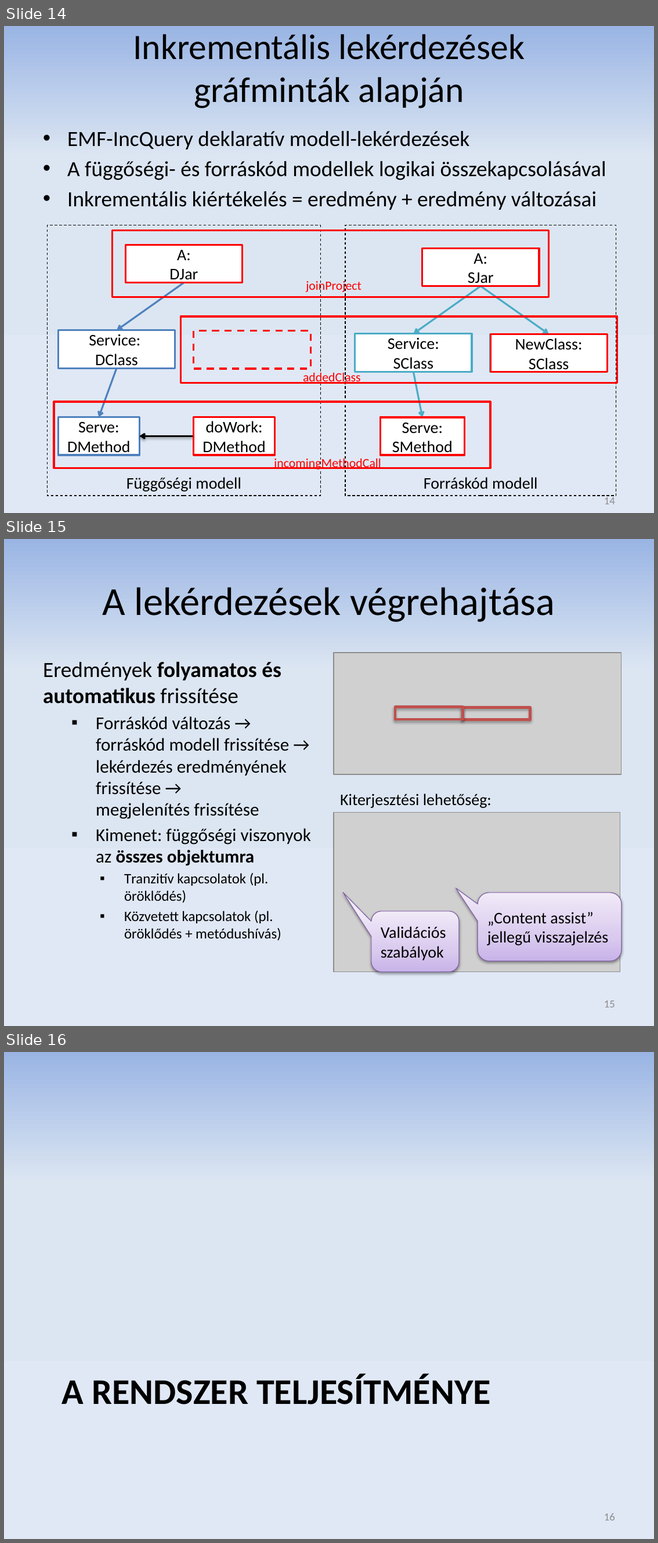
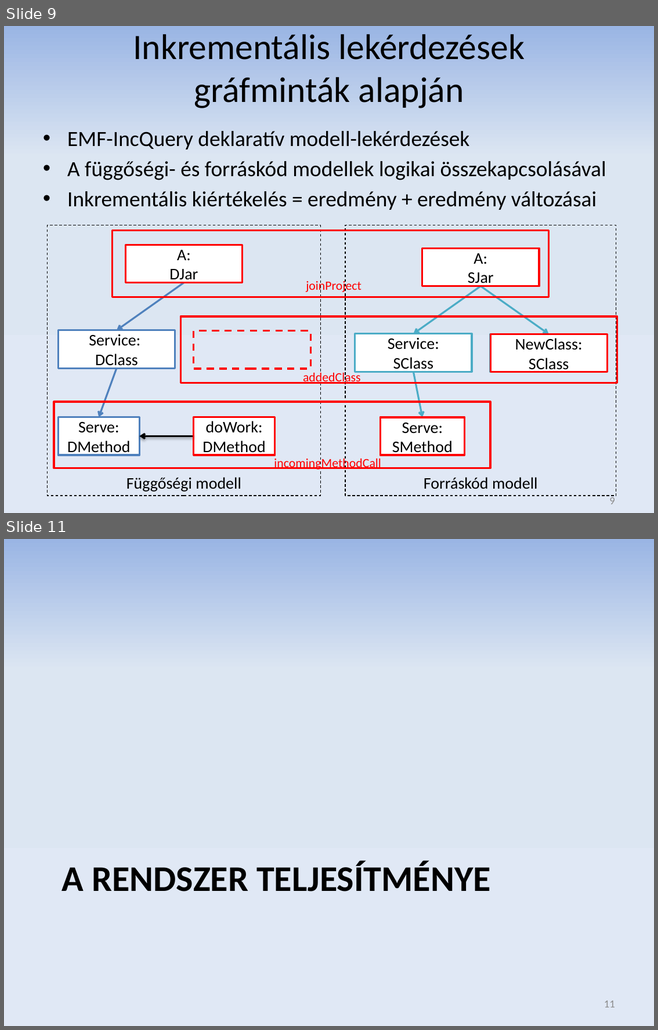
Before and after one commit to donat/incquery-deps, a slide deck: incquery-deps-documentation/presentation/tdk_pres_hu_v3.pptx. Shown one above the other, each under a label of ours: slides 14, 15 and 16 before the commit, slides 9 and 11 after it; the slides between them are not shown. The pictures are 658x1543 and 658x1030 pixels, drawn with LibreOffice and Linux fonts; fonts in the diff are those of the drawing; grey boxes stand for pictures. Boxes give left, top, right and bottom in pixels: in the first picture for what was removed or moved away, otherwise in the second. Text is boxed around its words. In the diff, an @@ line names an element or a change of style, - is before the commit and + after.

```diff
--- a/incquery-deps-documentation/presentation/tdk_pres_hu_v3.pptx
+++ b/incquery-deps-documentation/presentation/tdk_pres_hu_v3.pptx
@@ slide 15 removed at bbox=[4, 539, 654, 1026], background gradient #9AB5E4 to #DCE6F2 to #E1E8F5 @@
@@ title removed at bbox=[103, 587, 554, 622] @@
-A lekérdezések végrehajtása
@@ picture removed at bbox=[333, 653, 621, 775] @@
@@ text removed at bbox=[43, 661, 311, 941] @@
-Eredmények folyamatos és automatikus frissítése
-  ▪ Forráskód változás → forráskód modell frissítése →
-    lekérdezés eredményének frissítése →
-    megjelenítés frissítése
-  ▪ Kimenet: függőségi viszonyok az összes objektumra
-    ▪ Tranzitív kapcsolatok (pl. öröklődés)
-    ▪ Közvetett kapcsolatok (pl. öröklődés + metódushívás)
@@ rectangle removed at bbox=[395, 707, 463, 719] @@
@@ rectangle removed at bbox=[463, 707, 530, 719] @@
@@ text removed at bbox=[340, 794, 491, 808] @@
-Kiterjesztési lehetőség:
@@ picture removed at bbox=[333, 813, 620, 972] @@
@@ rounded speech box removed at bbox=[477, 893, 621, 961] @@
-„Content assist” jellegű visszajelzés
@@ rounded speech box removed at bbox=[371, 911, 459, 972] @@
-Validációs szabályok
@@ page number removed at bbox=[604, 1001, 615, 1008] @@
-15
@@ what was slide 14 is now slide 9 @@
@@ page number at bbox=[609, 495, 614, 504]: text changed @@
-14
+9
@@ what was slide 16 is now slide 11 @@
@@ page number at bbox=[604, 1001, 615, 1008]: text changed @@
-16
+11
```
Also in this commit, not shown: 13 slides changed, 2 slides added, 6 other slides removed.
